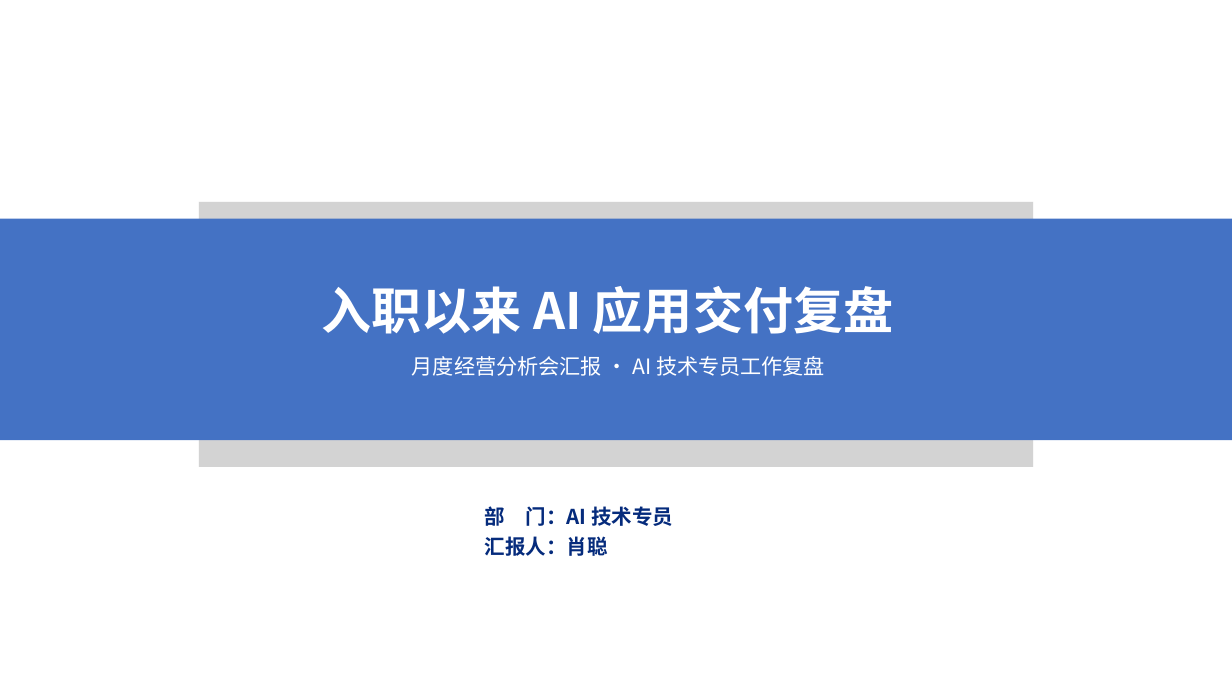
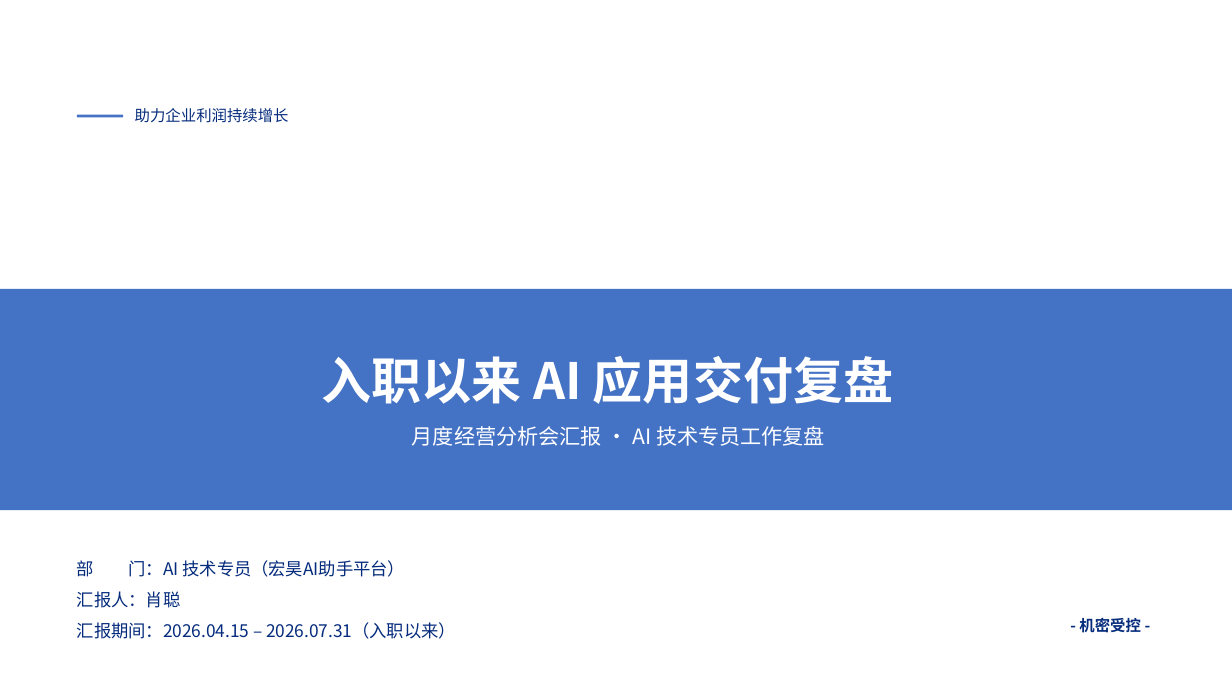
Before and after one commit to liellaaaaa/lw, a slide deck: slide 1 of PPT/入职以来AI工作复盘/入职以来AI工作复盘.pptx. Drawn at 1232x693 pixels with LibreOffice and Linux fonts; fonts in the diff are those of the drawing. Boxes give left, top, right and bottom in pixels: in the first picture for what was removed or moved away, otherwise in the second. Text is boxed around its words. In the diff, an @@ line names an element or a change of style, - is before the commit and + after.

```diff
--- a/PPT/入职以来AI工作复盘/入职以来AI工作复盘.pptx
+++ b/PPT/入职以来AI工作复盘/入职以来AI工作复盘.pptx
@@ rectangle added at (x1=77, y1=115, x2=123, y2=117), fill #4472C4 @@
@@ text added at (x1=135, y1=108, x2=289, y2=123), 12 pt, text #052B7C @@
+助力企业利润持续增长
@@ rectangle removed at (x1=199, y1=201, x2=1033, y2=467) @@
@@ 2 texts, 1 rectangle moved together from (x1=0, y1=219, x2=1232, y2=441) to (x1=0, y1=288, x2=1232, y2=510) @@
@@ text at (x1=77, y1=560, x2=406, y2=577): text changed; size 16 to 13.5 pt; bold off @@
-部 门：AI 技术专员
+部 门：AI 技术专员（宏昊AI助手平台）
@@ text "汇报人：肖聪" moved from (x1=485, y1=536, x2=608, y2=556) to (x1=77, y1=591, x2=180, y2=608) @@
@@ text "汇报人：肖聪" at (x1=77, y1=591, x2=180, y2=608): size 16 to 13.5 pt, bold off @@
@@ text added at (x1=77, y1=622, x2=456, y2=639), 13.5 pt, text #052B7C @@
+汇报期间：2026.04.15 – 2026.07.31（入职以来）
@@ text added at (x1=1079, y1=618, x2=1141, y2=633), 12 pt, text #052B7C, bold @@
+- 机密受控 -
```
Also in this commit, not shown: 7 other slides changed, 2 slides added, 18 other files.
